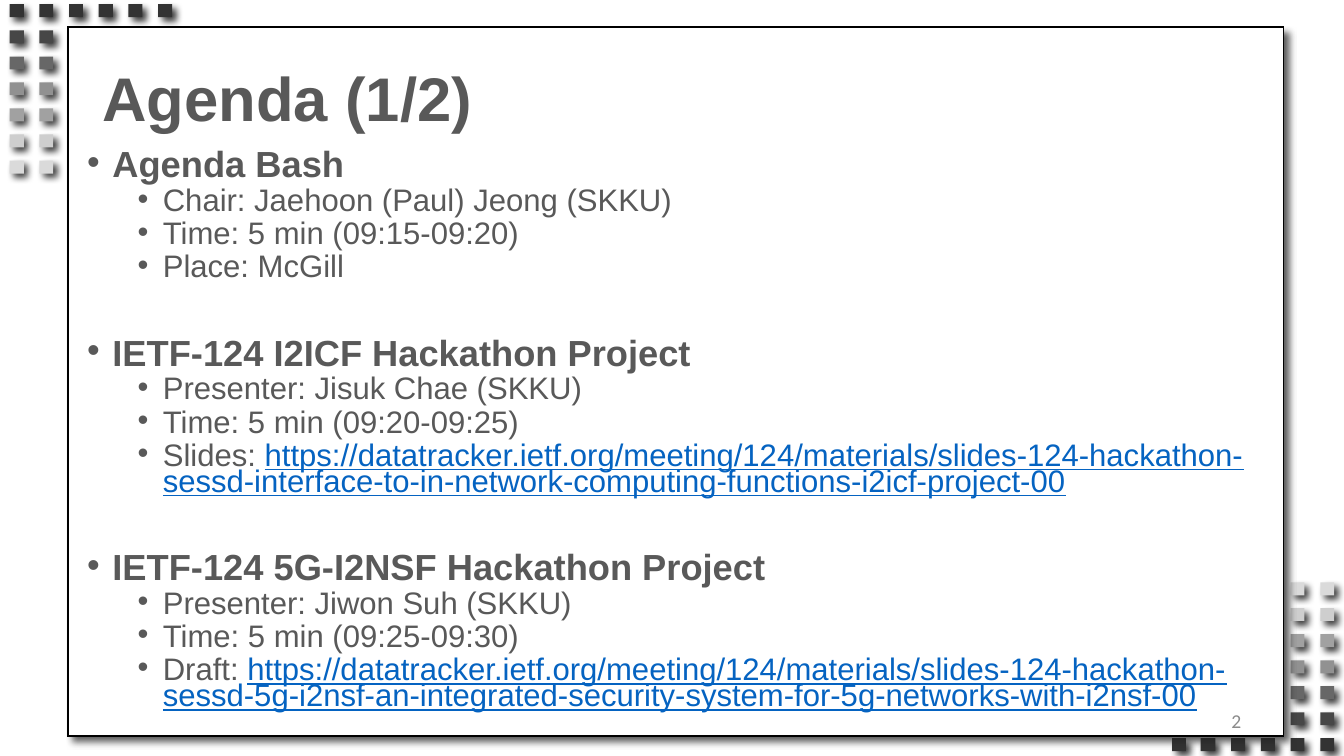
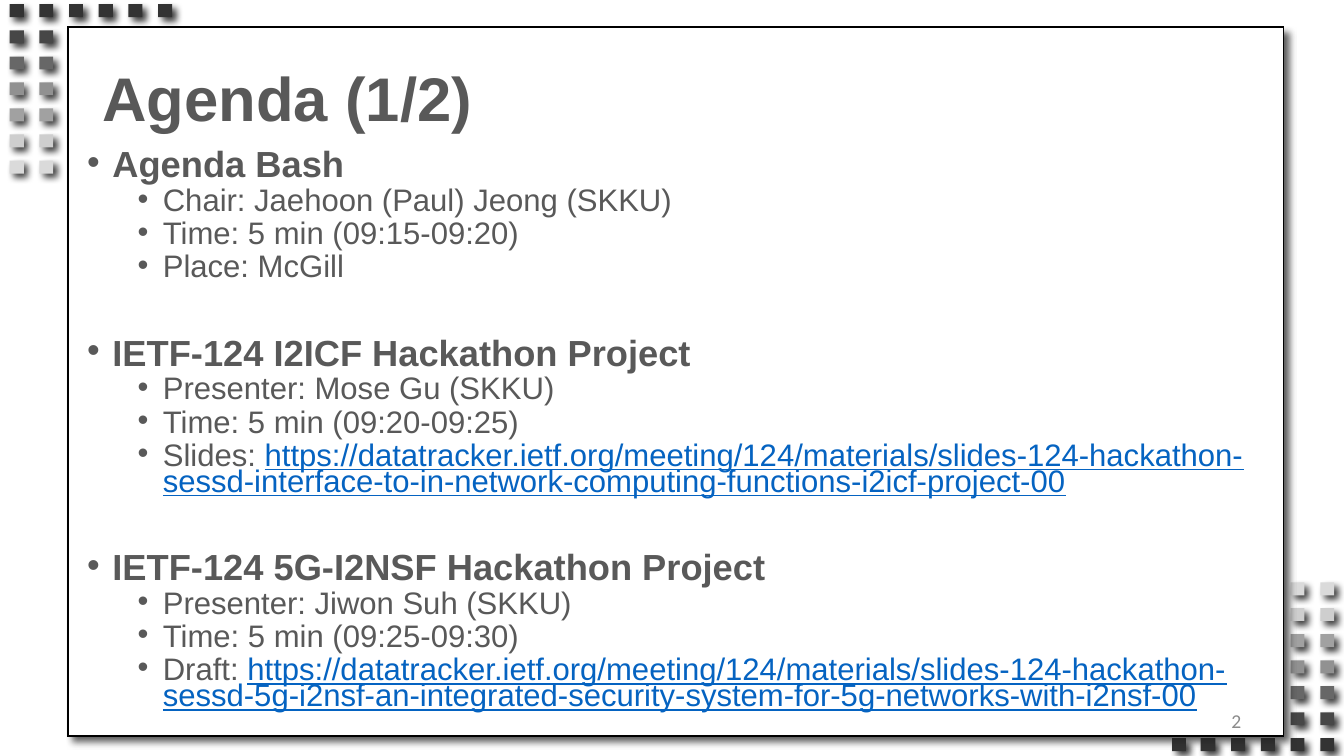
Before and after one commit to jaehoonpauljeong/I2ICF, a slide deck: slide 2 of Side-Meeting/IETF-124/Slides/IETF124-I2ICF-Side-Meeting-Agenda.pptx. Drawn at 1344x756 pixels with LibreOffice and Linux fonts; fonts in the diff are those of the drawing; background and template pictures are left out. Boxes give left, top, right and bottom in pixels: in the first picture for what was removed or moved away, otherwise in the second. Text is boxed around its words. In the diff, an @@ line names an element or a change of style, - is before the commit and + after.

```diff
--- a/Side-Meeting/IETF-124/Slides/IETF124-I2ICF-Side-Meeting-Agenda.pptx
+++ b/Side-Meeting/IETF-124/Slides/IETF124-I2ICF-Side-Meeting-Agenda.pptx
@@ text at <box>163,376,554,406</box>: text changed @@
-  • Presenter: Jisuk Chae (SKKU)
+  • Presenter: Mose Gu (SKKU)
```
Also in this commit, not shown: 1 other file.
